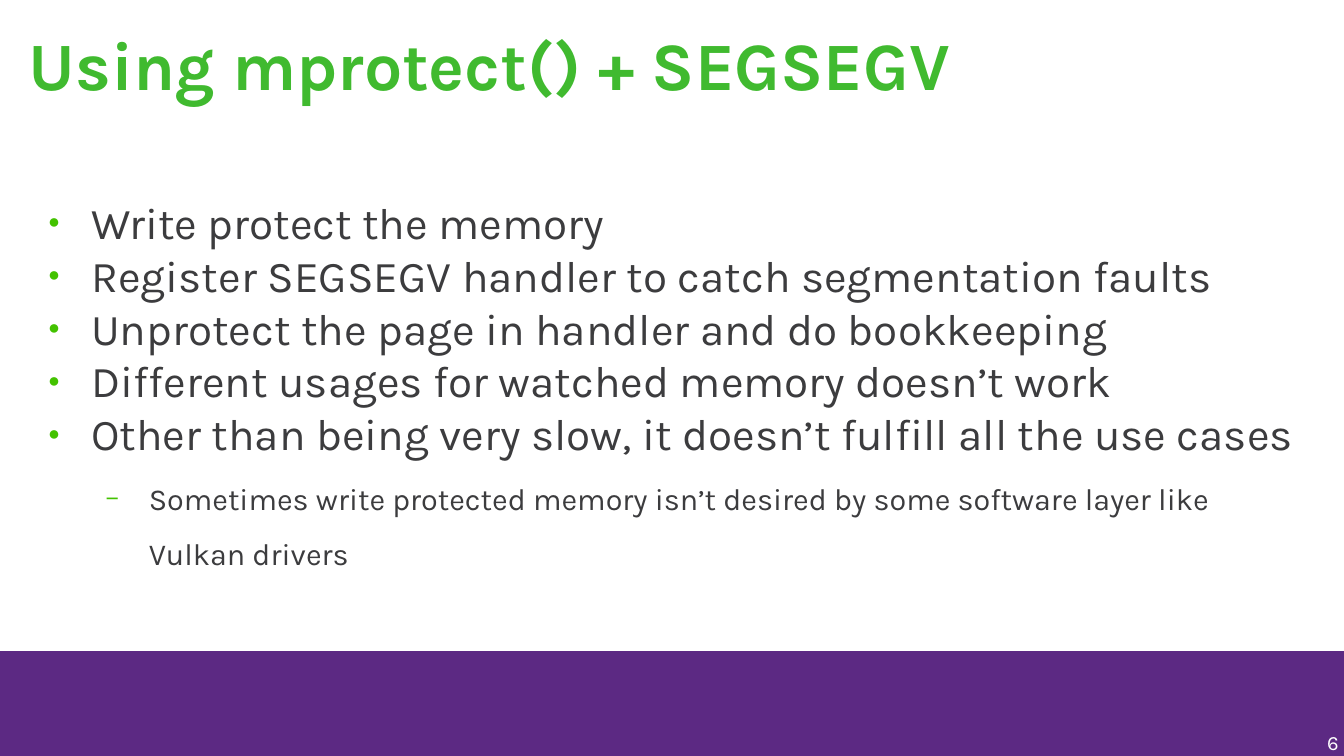
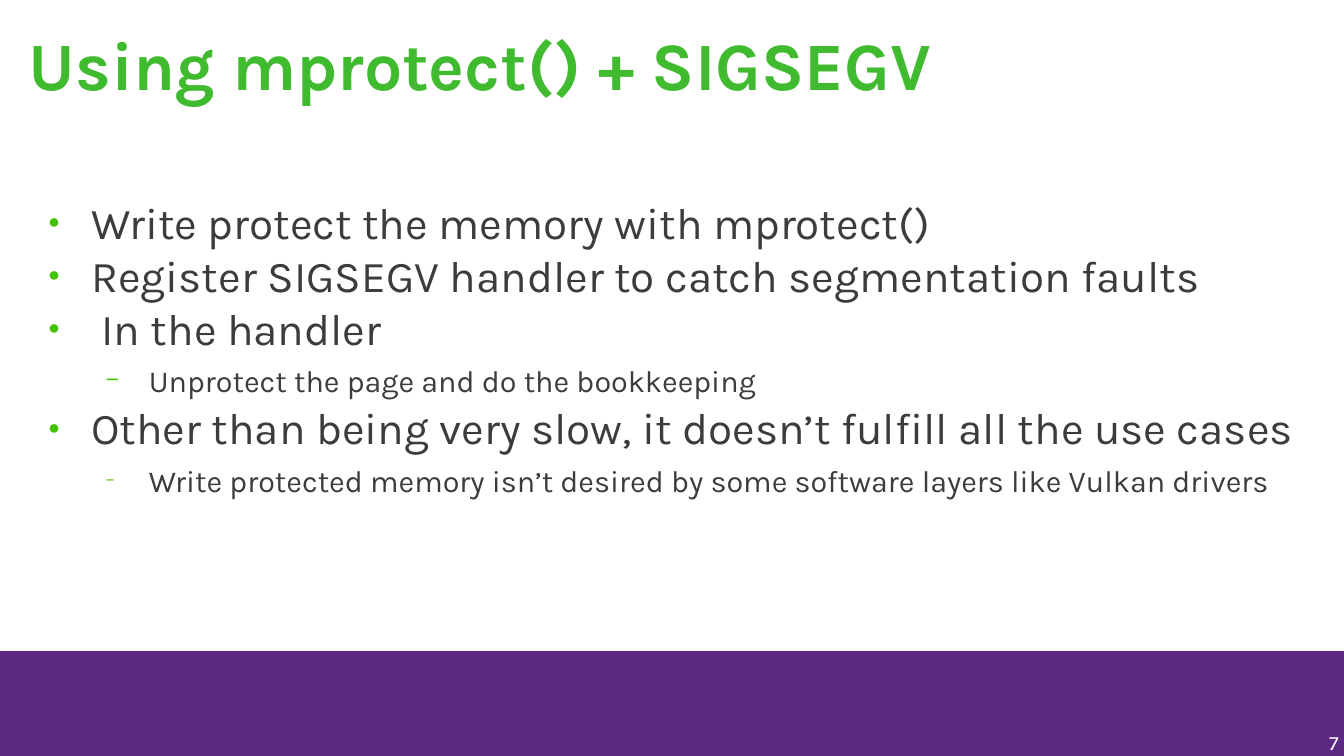
Before and after one commit to musamaanjum/presentations, a slide deck: slide 7 of Adding-Functionality-to-make-Windows-games-run-faster-on-Linux-v1.odp (slide 6 before the commit). Drawn at 1344x756 pixels with LibreOffice and Linux fonts; fonts in the diff are those of the drawing; background and template pictures are left out. Boxes give left, top, right and bottom in pixels: in the first picture for what was removed or moved away, otherwise in the second. Text is boxed around its words. In the diff, an @@ line names an element or a change of style, - is before the commit and + after.

Commit message:
saj

```diff
--- a/Adding-Functionality-to-make-Windows-games-run-faster-on-Linux-v1.odp
+++ b/Adding-Functionality-to-make-Windows-games-run-faster-on-Linux-v1.odp
@@ title at box(29, 39, 931, 107): text changed @@
-Using mprotect() + SEGSEGV
+Using mprotect() + SIGSEGV
@@ text at box(91, 207, 1199, 400): text changed @@
-● Write protect the memory
-● Register SEGSEGV handler to catch segmentation faults
-● Unprotect the page in handler and do bookkeeping
-● Different usages for watched memory doesn’t work
+● Write protect the memory with mprotect()
+● Register SIGSEGV handler to catch segmentation faults
+● In the handler
+  − Unprotect the page and do the bookkeeping
@@ text at box(149, 471, 1268, 500): text changed @@
-  − Sometimes write protected memory isn’t desired by some software layer like Vulkan drivers
+  − Write protected memory isn’t desired by some software layers like Vulkan drivers
@@ page number at box(1329, 737, 1339, 750): text changed @@
-6
+7
```
Also in this commit, not shown: 20 other slides changed, 1 slide added.
